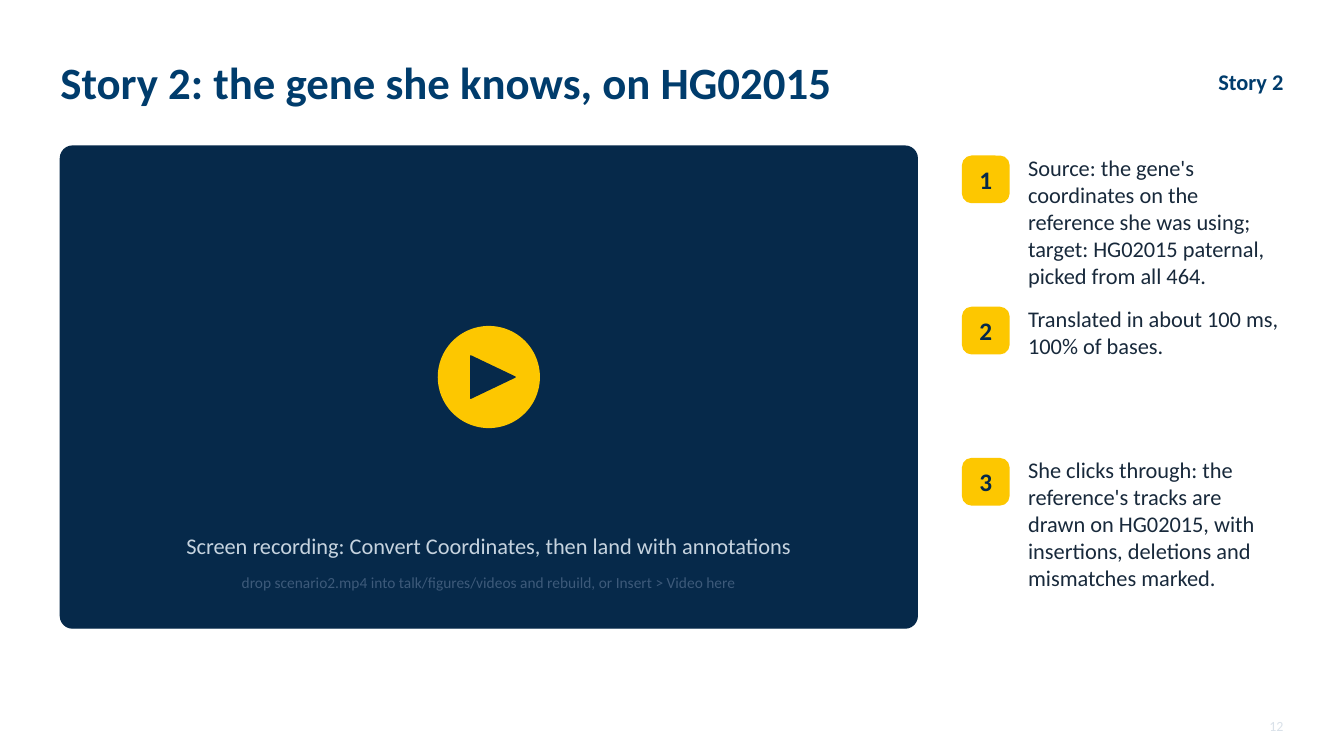
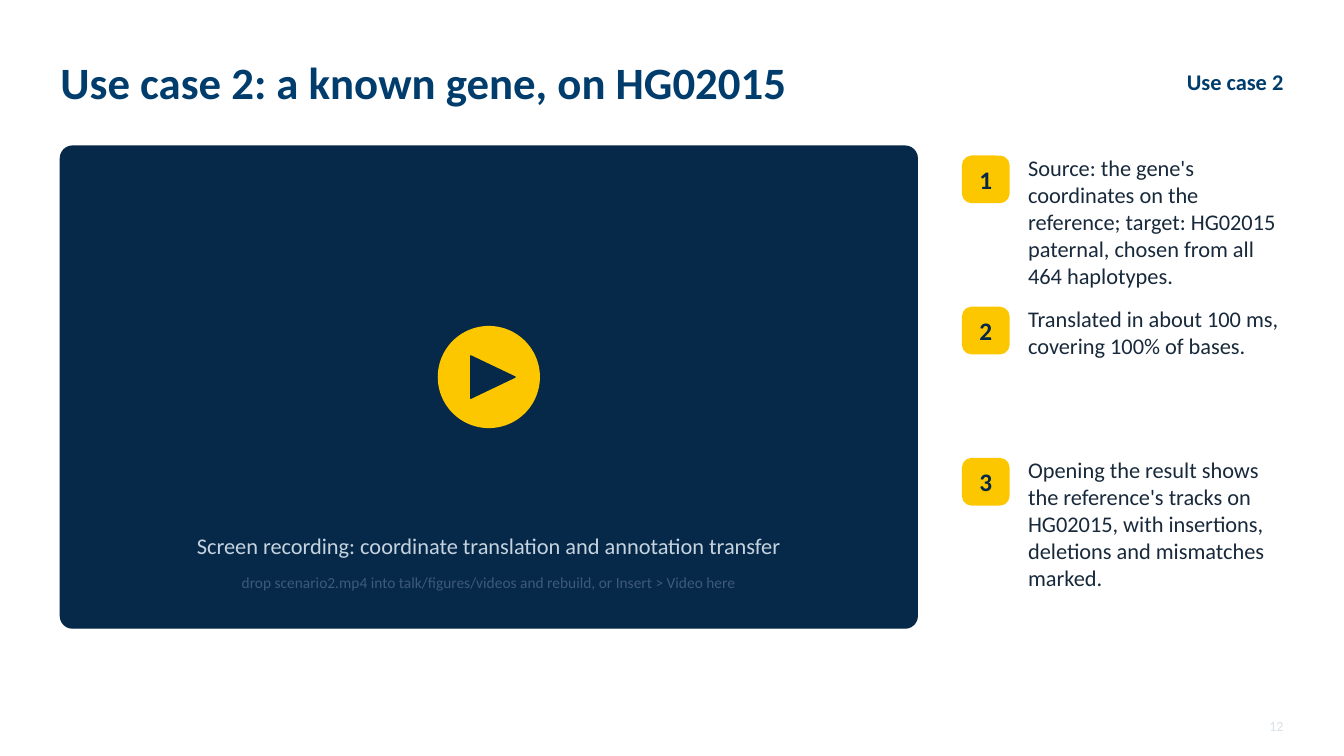
Before and after one commit to parsaeskandar/hprc_2026_poster, a slide deck: slide 12 of talk/HPRC2026_talk.pptx. Drawn at 1344x756 pixels with LibreOffice and Linux fonts; fonts in the diff are those of the drawing. Boxes give left, top, right and bottom in pixels: in the first picture for what was removed or moved away, otherwise in the second. Text is boxed around its words. In the diff, an @@ line names an element or a change of style, - is before the commit and + after.

Commit message:
Talk v5: reframed for HPRC scientists (release 2 first, two use cases, no engineering detail; checked/limits slides removed; professional wording)

```diff
--- a/talk/HPRC2026_talk.pptx
+++ b/talk/HPRC2026_talk.pptx
@@ text at <box>60,67,786,107</box>: text changed @@
-Story 2: the gene she knows, on HG02015
+Use case 2: a known gene, on HG02015
@@ text at <box>1187,75,1283,90</box>: text changed @@
-Story 2
+Use case 2
@@ text at <box>1028,160,1276,288</box>: text changed @@
-Source: the gene's coordinates on the reference she was using; target: HG02015 paternal, picked from all 464.
+Source: the gene's coordinates on the reference; target: HG02015 paternal, chosen from all 464 haplotypes.
@@ text at <box>1028,311,1278,358</box>: text changed @@
-Translated in about 100 ms, 100% of bases.
+Translated in about 100 ms, covering 100% of bases.
@@ text at <box>1028,462,1264,586</box>: text changed @@
-She clicks through: the reference's tracks are drawn on HG02015, with insertions, deletions and mismatches marked.
+Opening the result shows the reference's tracks on HG02015, with insertions, deletions and mismatches marked.
@@ text at <box>197,538,780,558</box>: text changed @@
-Screen recording: Convert Coordinates, then land with annotations
+Screen recording: coordinate translation and annotation transfer
```
Also in this commit, not shown: 15 other slides changed, 2 slides added, 4 slides removed, 3 other files.
